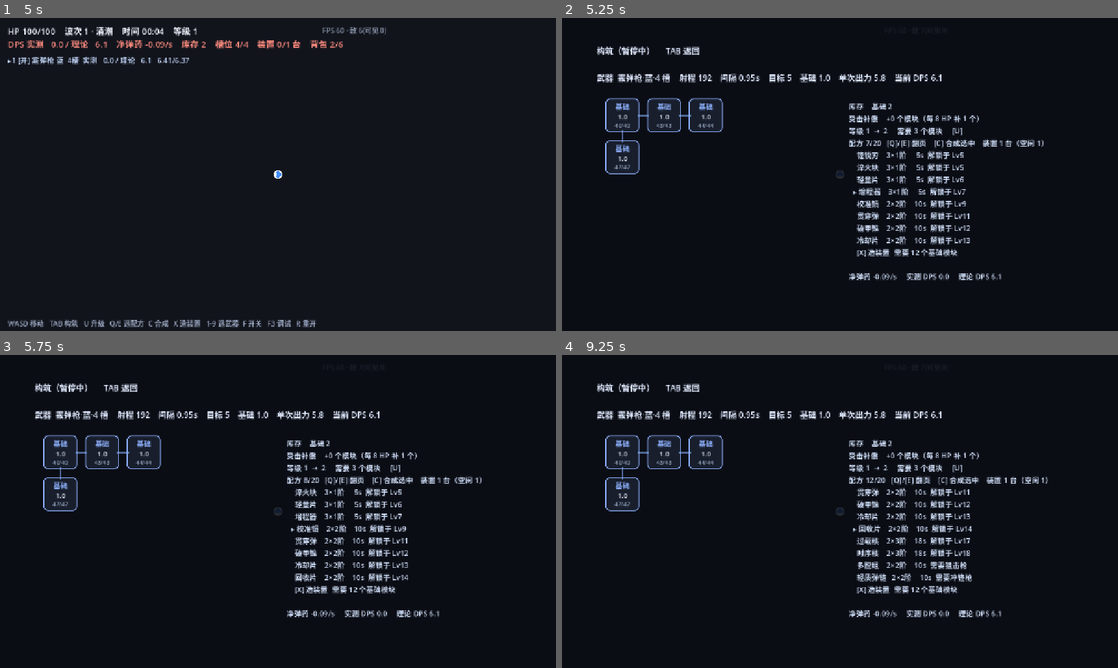
Above: before the commit, frames 1-4 (two rows, left to right).
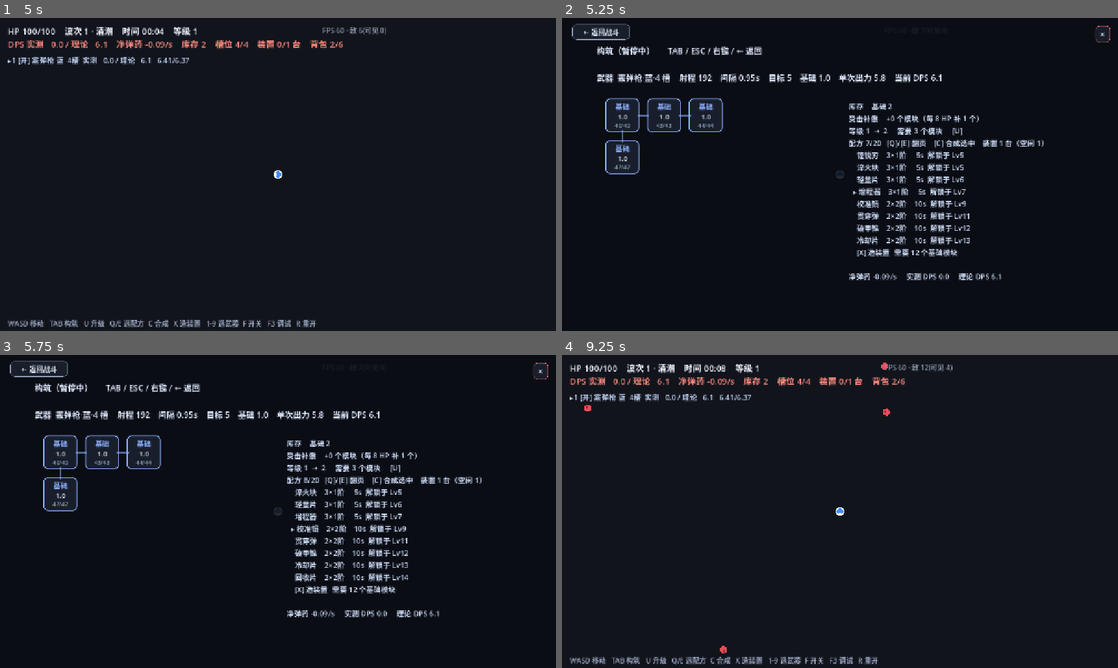
Above: after the commit, the same moments.

Repository: M1suK1/weapon-build-survivor
Game: Godot game, scene res://scenes/main.tscn
Two runs of this game, one before a commit and one after it. Both use one fixed random seed, a clock stepped at 60 frames per second and the inputs below.
Inputs (mouse positions are in pixels of both pictures, inside the frame that each line leads up to):
- Up to frame 1 (5 s): tap Enter at 0.5, 2, 2.85, 3.5 s; move the mouse to (400, 158) at 0.52 s; hold D 0.53-1.28 s; tap E at 0.6, 1.55, 2.3, 3.05, 3.8, 4.55 s; click (400, 158) at 0.67 s; tap Space at 0.77, 1.25, 1.52, 2.75, 3.02, 3.77, 4.25, 4.52 s; move the mouse to (166, 190) at 1.27 s; hold S 1.28-2.03 s; tap 1 at 1.35 s; click (166, 190) at 1.42 s; move the mouse to (333, 105) at 2.02 s; hold D 2.03-2.78 s; tap 4 at 2.1 s; click (333, 105) at 2.17 s; move the mouse to (250, 237) at 2.77 s; hold W 2.78-3.53 s; click (250, 237) at 2.92 s; move the mouse to (444, 221) at 3.52 s; hold A from 3.53 s (still down); tap Keypad Enter at 3.6 s; click (444, 221) at 3.67 s; tap Escape at 4.15 s; move the mouse to (111, 127) at 4.27 s; tap T at 4.35 s; click (111, 127) at 4.42 s
- Up to frame 2 (5.25 s): move the mouse to (867, 174) at 5.02 s; release A at 5.03 s; hold S from 5.03 s (still down); tap Tab at 5.1 s; click (867, 174) at 5.17 s
- Up to frame 3 (5.75 s): keep holding S; tap E at 5.3 s
- Up to frame 4 (9.25 s): release S at 5.75 s; click (1101, 370) at 5.75 s, where only the run after the commit has a clickable "×"; move the mouse to (756, 433) at 6.52 s; hold D 6.53-7.28 s; tap U at 6.6 s; click (756, 433) at 6.67 s; tap Space at 6.77, 7.52, 8.27 s; tap E every 0.75 s from 6.8 to 9.05 s; move the mouse to (962, 495) at 7.27 s; hold W 7.28-8.03 s; tap C at 7.35 s; click (962, 495) at 7.42 s; move the mouse to (728, 527) at 8.02 s; hold D 8.03-8.78 s; tap V at 8.1 s; click (728, 527) at 8.17 s; move the mouse to (895, 442) at 8.77 s; hold S from 8.78 s (still down); tap B at 8.85 s; click (895, 442) at 8.92 s

Frame 1 is identical in both runs. In frame 2, 0.6% of the frame differs, in the area x 1-99%, y 1-12%; in frame 3, 0.6%; in frame 4, 8.4%, in the area x 1-88%, y 2-99%.

Commit message:
feat(U1): UI 底座 ui_kit（统一按钮/关闭/返回/tooltip）+ ESC 与右键统一返回 + uitest 坐标自检

Diff:
--- a/scripts/game.gd
+++ b/scripts/game.gd
@@ -77,6 +77,7 @@
 	4: [Vector2i(0, 0), Vector2i(1, 0), Vector2i(2, 0), Vector2i(1, -1), Vector2i(1, 1)],
 	5: [Vector2i(0, 0), Vector2i(1, 0), Vector2i(2, 0), Vector2i(0, 1), Vector2i(1, 1), Vector2i(2, 1)],
 }
+const UIKit := preload("res://scripts/ui_kit.gd")
 const QUALITY_NAME := {1: "白", 2: "绿", 3: "蓝", 4: "紫", 5: "金"}
 ## 波次 → 品质：开局蓝（4 槽 T 型），12 波紫（5 槽十字），20 波金（6 槽双排）
 const QUALITY_SCHEDULE := {12: 4, 20: 5}
@@ -236,6 +237,10 @@
 var dbg_on := false
 var seed_used := 0
 var vis_enemy := 0
+var build_close_btn: Button = null
+var build_back_btn: Button = null
+var uitest := false
+var uitest_step := 0
 var dbg_acc := 0.0
 var _pick_from_build := false
 var pick_mode := "level"
@@ -296,6 +301,8 @@
 			pick_delay = float(a.substr(10))
 		elif a == "rolltest":
 			roll_test = true
+		elif a == "uitest":
+			uitest = true
 		elif a == "swarmtest":
 			swarm_test = true
 		elif a == "chesttest":
@@ -480,6 +487,10 @@
 	bg.set_anchors_preset(Control.PRESET_FULL_RECT)
 	build_root.add_child(bg)
 
+	# 构筑屏的统一返回入口：右上角 × 和左上角 ←，都走 _toggle_build
+	build_close_btn = UIKit.close_button(build_root, _toggle_build, 18.0)
+	build_back_btn = UIKit.back_button(build_root, "返回战斗", _toggle_build, Vector2(24, 14))
+
 	build_text = Label.new()
 	build_text.position = Vector2(80, 60)
 	build_text.add_theme_font_size_override("font_size", 19)
@@ -504,6 +515,14 @@
 
 
 func _input(event: InputEvent) -> void:
+	# 统一返回：ESC / 鼠标右键 都能退出最上层的界面（选卡 -> 构筑）
+	if event is InputEventKey and event.pressed and not event.echo and event.keycode == KEY_ESCAPE:
+		if _close_topmost():
+			return
+	if event is InputEventMouseButton and event.pressed and event.button_index == MOUSE_BUTTON_RIGHT:
+		if _close_topmost():
+			get_viewport().set_input_as_handled()
+			return
 	if not (event is InputEventKey) or not event.pressed or event.echo:
 		return
 	var k: int = event.keycode
@@ -632,6 +651,33 @@
 
 
 func _physics_process(delta: float) -> void:
+	# UI 底座自检：开构筑屏 → 打印坐标诊断 → 合成一次真实鼠标点击 → 看是否真点到 ×
+	if uitest and uitest_step == 0:
+		uitest_step = 1
+		_toggle_build()
+		print("UITEST " + UIKit.diag(self, build_root))
+		if build_close_btn != null:
+			print("UITEST close_rect=%s visible_in_tree=%s" % [
+				str(build_close_btn.get_global_rect()), str(build_close_btn.is_visible_in_tree())])
+	elif uitest and uitest_step == 1:
+		uitest_step = 2
+		var c := Vector2(1140, 34)
+		if build_close_btn != null:
+			c = build_close_btn.get_global_rect().get_center()
+		var dn := InputEventMouseButton.new()
+		dn.button_index = MOUSE_BUTTON_LEFT
+		dn.pressed = true
+		dn.position = c
+		dn.global_position = c
+		get_viewport().push_input(dn)
+		var up := InputEventMouseButton.new()
+		up.button_index = MOUSE_BUTTON_LEFT
+		up.pressed = false
+		up.position = c
+		up.global_position = c
+		get_viewport().push_input(up)
+		print("UITEST click_at=%s after_click build_visible=%s" % [str(c), str(build_root.visible)])
+		get_tree().quit()
 	if swarm_test and elapsed > 1.0 and not ws_done:
 		ws_done = true
 		for i in 120:
@@ -2280,8 +2326,7 @@
 	pick_wait = 0.0
 	pick_root.visible = true
 	_paint_offer()
-	if playtest or shot_bot or bot:
-		print("[pick] mode=%s pause=%s" % [pick_mode, str(get_tree().paused)])
+	_paint_pick_chrome()
 
 
 func _paint_offer() -> void:
@@ -2351,6 +2396,38 @@
 		btn.pressed.connect(_take_card.bind(i))
 
 
+## 关掉最上层的界面。返回 true 表示这次输入被消费掉了。
+## 优先级：选卡 > 构筑。升级四选一不允许跳过（必须选一张），所以吞掉输入但不关面板。
+func _close_topmost() -> bool:
+	if picking:
+		if pick_mode == "level":
+			return true
+		_abort_pick()
+		return true
+	if build_root != null and build_root.visible:
+		_toggle_build()
+		return true
+	return false
+
+
+## 选卡面板的公共外框：右上角 ×。升级四选一必须选一张，所以不给关闭键。
+func _paint_pick_chrome() -> void:
+	if pick_root == null or pick_mode == "level":
+		return
+	UIKit.close_button(pick_root, _abort_pick, 18.0)
+
+
+## 放弃当前面板（宝箱不拿、替换不换）
+func _abort_pick() -> void:
+	if not picking:
+		return
+	if pick_mode == "chest":
+		chest_offer.clear()
+	elif pick_mode == "replace":
+		pending_weapon = {}
+	_close_pick()
+
+
 func _close_pick() -> void:
 	picking = false
 	if pick_root != null:
@@ -2370,8 +2447,7 @@
 
 
 ## 领第 i 张卡
-func _take_card(i: int) -> void:
-	# 宝箱面板走的是另一套数据（chest_offer），以前漏了这个分支，
+func _take_card(i: int) -> void:	# 宝箱面板走的是另一套数据（chest_offer），以前漏了这个分支，
 	# 结果卡片点得动（button_down 有反应）但 pressed 永远落空、面板关不掉
 	if pick_mode == "chest":
 		_take_weapon_card(i)
@@ -2611,7 +2687,7 @@
 		return
 	_rebuild_board()
 	var lines: Array = []
-	lines.append("构筑（暂停中）     TAB 返回")
+	lines.append("构筑（暂停中）      TAB / ESC / 右键 / ← 返回")
 	lines.append("")
 	lines.append("武器  %s·%s·%d 槽    射程 %.0f    间隔 %.2fs    目标 %s    基础 %.1f    单次出力 %.1f    当前 DPS %.1f" % [
 		str(WEAPONS[weapon["id"]]["name"]), QUALITY_NAME[int(weapon["quality"])],
--- /dev/null
+++ b/scripts/ui_kit.gd
@@ -0,0 +1,110 @@
+extends RefCounted
+class_name UIKit
+## UI 底座：统一按钮样式、返回键、tooltip。
+## 所有界面都从这里取控件，避免每个面板各写一套 StyleBox。
+##
+## 设计约束（见 docs/plan-ui-v1.md §1.2）：
+## - 可点元素最小 28×28
+## - hover 白边 + 亮度提升 + 手型光标
+## - press 缩小到 0.96 回弹
+## - 禁用态亮度 45%，但仍显示 tooltip 说明缺什么
+
+const C_TEXT := Color(0.90, 0.94, 1.0)
+const C_DIM := Color(0.62, 0.68, 0.78)
+const C_GOLD := Color(0.98, 0.84, 0.45)
+const C_BLUE := Color(0.52, 0.76, 1.0)
+const C_GREEN := Color(0.55, 0.90, 0.66)
+const C_RED := Color(0.98, 0.45, 0.45)
+const C_PANEL := Color(0.10, 0.12, 0.17, 0.97)
+const C_PANEL_HOVER := Color(0.17, 0.20, 0.27, 0.99)
+
+
+static func _sb(bg: Color, border: Color, w: int, r: int) -> StyleBoxFlat:
+	var sb := StyleBoxFlat.new()
+	sb.bg_color = bg
+	sb.border_color = border
+	sb.set_border_width_all(w)
+	sb.set_corner_radius_all(r)
+	sb.content_margin_left = 10
+	sb.content_margin_right = 10
+	sb.content_margin_top = 6
+	sb.content_margin_bottom = 6
+	return sb
+
+
+## 标准按钮：尺寸、配色、悬停/按下/禁用四套样式一次配好
+static func button(text: String, size: Vector2, accent: Color = C_BLUE, font_size: int = 16) -> Button:
+	var b := Button.new()
+	b.text = text
+	b.size = size
+	b.custom_minimum_size = size
+	b.focus_mode = Control.FOCUS_NONE
+	b.mouse_default_cursor_shape = Control.CURSOR_POINTING_HAND
+	b.add_theme_font_size_override("font_size", font_size)
+	b.add_theme_color_override("font_color", C_TEXT)
+	b.add_theme_color_override("font_hover_color", Color(1, 1, 1))
+	b.add_theme_color_override("font_pressed_color", Color(1, 1, 1))
+	b.add_theme_color_override("font_disabled_color", Color(0.55, 0.58, 0.64))
+
+	b.add_theme_stylebox_override("normal", _sb(C_PANEL, accent * Color(1, 1, 1, 0.55), 1, 8))
+	b.add_theme_stylebox_override("hover", _sb(C_PANEL_HOVER, accent, 2, 8))
+	b.add_theme_stylebox_override("pressed", _sb(accent * Color(1, 1, 1, 0.25), accent, 2, 8))
+	b.add_theme_stylebox_override("focus", _sb(C_PANEL_HOVER, accent, 2, 8))
+	b.add_theme_stylebox_override("disabled", _sb(Color(0.09, 0.10, 0.13, 0.9), Color(0.3, 0.32, 0.38, 0.6), 1, 8))
+	return b
+
+
+## 小号方形图标按钮（× / ← / 锁）
+static func icon_button(glyph: String, side: float = 30.0, accent: Color = C_DIM) -> Button:
+	var b := button(glyph, Vector2(side, side), accent, 18)
+	b.focus_mode = Control.FOCUS_NONE
+	return b
+
+
+## 右上角关闭按钮
+static func close_button(parent: Control, on_press: Callable, margin: float = 18.0) -> Button:
+	var b := icon_button("×", 34.0, C_RED)
+	b.position = Vector2(1280.0 - margin - 34.0, margin)
+	b.tooltip_text = "关闭（ESC / 右键）"
+	b.pressed.connect(on_press)
+	parent.add_child(b)
+	return b
+
+
+## 左上角返回按钮
+static func back_button(parent: Control, text: String, on_press: Callable, pos: Vector2 = Vector2(24, 18)) -> Button:
+	var b := button("← " + text, Vector2(132, 34), C_DIM, 16)
+	b.position = pos
+	b.tooltip_text = "返回（ESC / 右键）"
+	b.pressed.connect(on_press)
+	parent.add_child(b)
+	return b
+
+
+## 给控件挂 tooltip（Godot 用 tooltip_text，这里只是统一入口，方便以后加延迟显示）
+static func hint(c: Control, text: String) -> void:
+	c.tooltip_text = text
+
+
+## 半透明遮罩
+static func dim(parent: Control, alpha: float = 0.90) -> ColorRect:
+	var r := ColorRect.new()
+	r.color = Color(0.03, 0.04, 0.07, alpha)
+	r.size = Vector2(1280, 720)
+	r.mouse_filter = Control.MOUSE_FILTER_STOP
+	parent.add_child(r)
+	return r
+
+
+## 画布缩放诊断：把 viewport / content scale / 控件全局矩形打出来。
+## 用于验证「设计基准 1280×720 但 global_rect 是 2560×1440」这件事。
+static func diag(node: Node, c: Control = null) -> String:
+	var vp := node.get_viewport()
+	var s := "viewport=%s content_scale=%s factor=%.2f stretch=%d" % [
+		str(vp.get_visible_rect().size),
+		str(vp.content_scale_size),
+		vp.get_visible_rect().size.x / 1280.0,
+		int(vp.content_scale_mode)]
+	if c != null:
+		s += " control_rect=%s" % str(c.get_global_rect())
+	return s
Binary file changed: docs/screenshots/build.png
Not shown, changed: docs/plan-ui-v1.md
